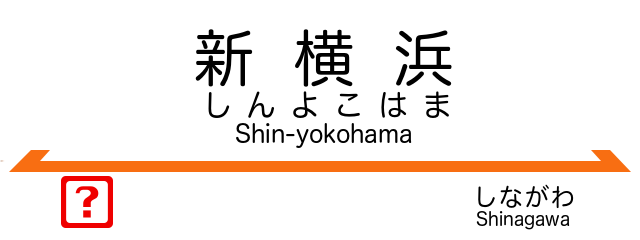
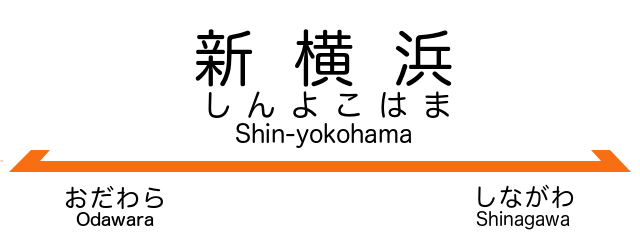
Revision of a layered (640, 240) image; what changed, layer by layer:
painted on "次駅" over [61, 176, 163, 228]
